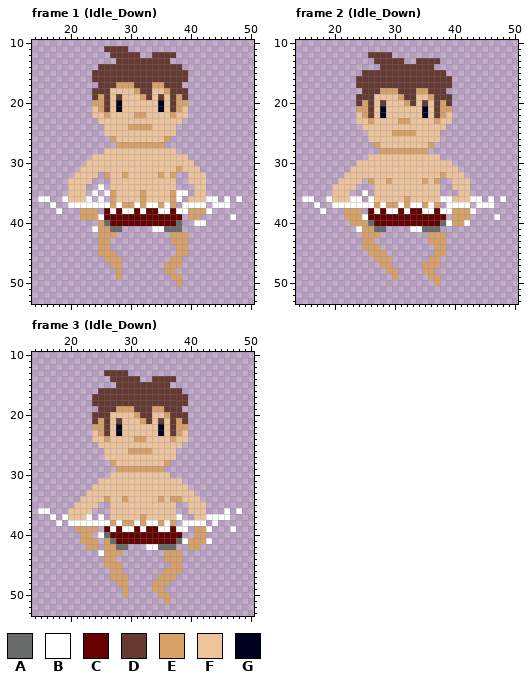
Pixel-art file -- Assets/Sprites/player.ase. Above, as it was before the edit.
64x64 pixels, 3 frames. Shown: frame 1 (Idle_Down): x 14..50, y 10..53; frame 2 (Idle_Down): x 14..50, y 10..53; frame 3 (Idle_Down): x 14..50, y 10..53.
Palette (. is transparent): A #696a6a  B #ffffff  C #680000  D #663931  E #d9a066  F #eec39a  G #000020
New version:
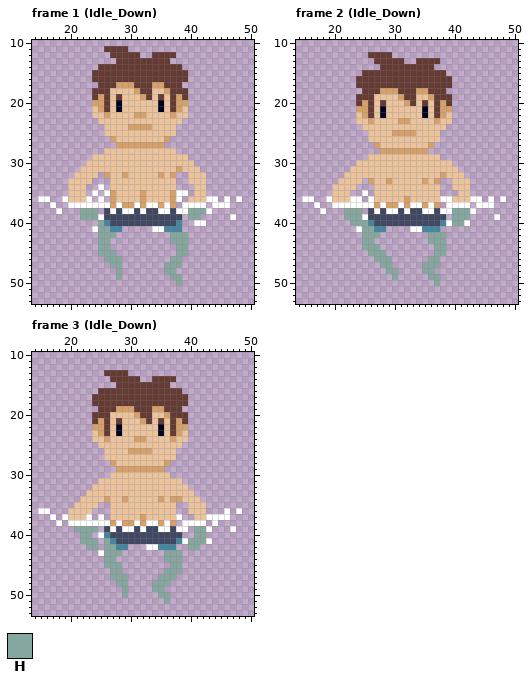
Colours new in this view: H #84a79f
The edit:
@@ palette @@
-A #696a6a
+A #4087a2
-C #680000
+C #3f4762
--- frame 1 (Idle_Down)
@@ x 20..44 @@
 37 BBBBBBBEBEEBEBBEBE.BBBB.B
-38 ..EEE.CBCBBCBCCBBCBBEEEB.
-39 ..EEEBCCCCCCCCCCCCC.EE...
-40 .....EACCCCCCCCCCCA..BB..
-41 ....BEEAA.....BBAAA......
-42 .....EEE.........EEE.....
-43 .....EE..........EEE.....
-44 .....EE...........EE.....
-45 .....EEE..........EE.....
-46 ......EEE........EE......
-47 .......EE.......EEE......
-48 ........E.......EE.......
-49 ........E........EE......
-50 ..................E......
+38 ..HHH.CBCBBCBCCBBCBBHHHB.
+39 ..HHHBCCCCCCCCCCCCC.HH...
+40 .....HACCCCCCCCCCCA..BB..
+41 ....BHHAA.....BBAAA......
+42 .....HHH.........HHH.....
+43 .....HH..........HHH.....
+44 .....HH...........HH.....
+45 .....HHH..........HH.....
+46 ......HHH........HH......
+47 .......HH.......HHH......
+48 ........H.......HH.......
+49 ........H........HH......
+50 ..................H......
 51 .........................
--- frame 2 (Idle_Down)
@@ x 20..44 @@
 37 BBBBBBBEBEEBEBBEBE.BBBB.B
-38 ..EEE.CBCBBCBCCBBCBBEEEB.
-39 ..EEEBCCCCCCCCCCCCC.EEE..
-40 ...EEEACCCCCCCCCCCABEEB..
-41 ....BEEAA....BBAAA.......
-42 .....EEE........EEE......
-43 .....EE.........EEE......
-44 .....EEE.........EE......
-45 ......EEE........EE......
-46 .......EEE......EE.......
-47 ........EE.....EEE.......
-48 .........EE....EE........
-49 ..........E.....EE.......
-50 .................E.......
+38 ..HHH.CBCBBCBCCBBCBBHHHB.
+39 ..HHHBCCCCCCCCCCCCC.HHH..
+40 ...HHHACCCCCCCCCCCABHHB..
+41 ....BHHAA....BBAAA.......
+42 .....HHH........HHH......
+43 .....HH.........HHH......
+44 .....HHH.........HH......
+45 ......HHH........HH......
+46 .......HHH......HH.......
+47 ........HH.....HHH.......
+48 .........HH....HH........
+49 ..........H.....HH.......
+50 .................H.......
 51 .........................
--- frame 3 (Idle_Down)
@@ x 14..50 @@
 38 ....B.BBBBBBBEBEEBEBBEBE.BBBB.B......
-39 .......EEEE.CBCBBCBCCBBCBB.EEB...B...
-40 ........EE.BACCCCCCCCCCCC..EE........
-41 ........EEE.EACCCCCCCCCCABEEEB.......
-42 .........EE.EEAA...BBAAA..EE.........
-43 ...........BEEE.......EEE............
-44 ............EE........EEE............
-45 ............EEE........EE............
-46 .............EE.......EEE............
-47 .............EEE.....EEE.............
-48 ..............EE....EEE..............
-49 ...............E....EE...............
-50 ...............E.....EE..............
-51 ......................E..............
+39 .......HHHH.CBCBBCBCCBBCBB.HHB...B...
+40 ........HH.BACCCCCCCCCCCC..HH........
+41 ........HHH.HACCCCCCCCCCABHHHB.......
+42 .........HH.HHAA...BBAAA..HH.........
+43 ...........BHHH.......HHH............
+44 ............HH........HHH............
+45 ............HHH........HH............
+46 .............HH.......HHH............
+47 .............HHH.....HHH.............
+48 ..............HH....HHH..............
+49 ...............H....HH...............
+50 ...............H.....HH..............
+51 ......................H..............
 52 .....................................
Changed places in both pictures, as pixel boxes (x1, y1, x2, y2):
changed: (80, 208, 206, 286)
changed: (344, 208, 470, 286)
changed: (74, 526, 206, 604)
